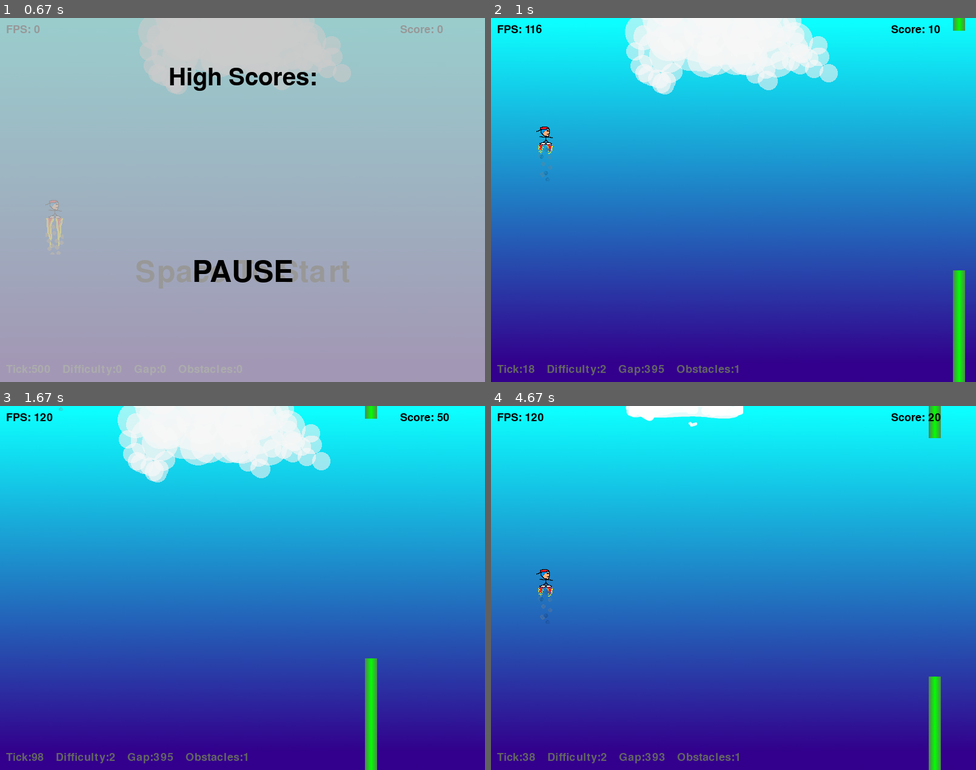
Above: before the commit, frames 1-4 (two rows, left to right).
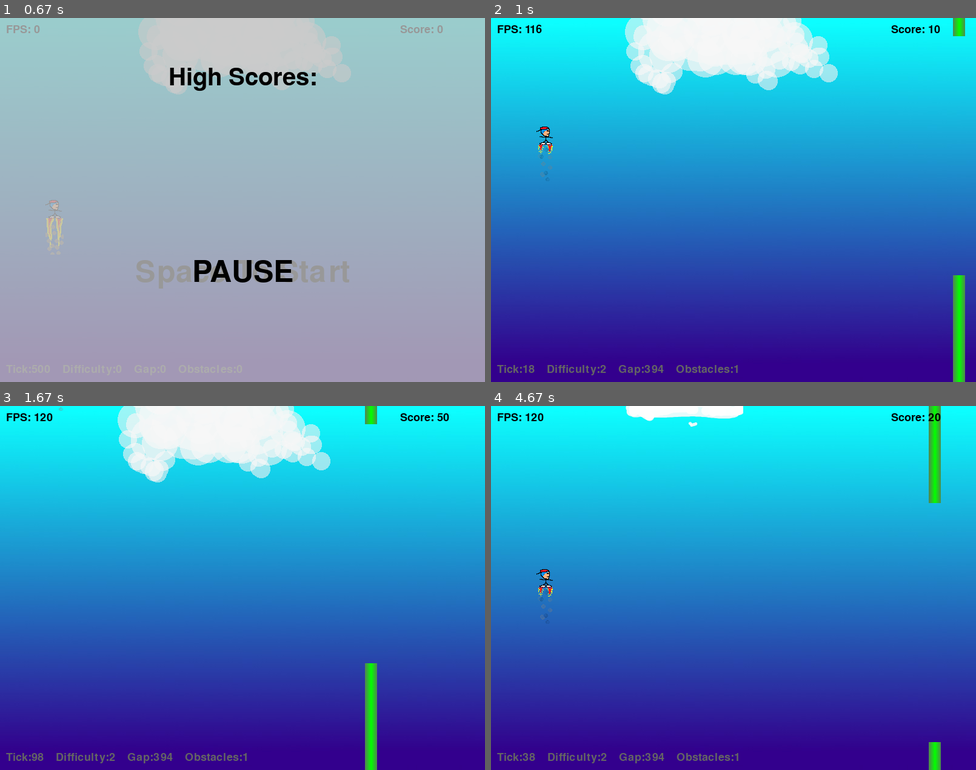
Above: after the commit, the same moments.

Repository: Jono7482/python6.5RocketBoots
Game: pygame game, started from pygame1.py
Same seed, same stepped clock (60 frames per second), same inputs: the game is played once before the commit and once after it.
Inputs:
- Up to frame 1 (0.67 s): hold P from 0.33 s (still down)
- Up to frame 2 (1 s): release P at 0.8 s; tap Space at 0.83 s
- Up to frame 3 (1.67 s): tap Space at 1.27 s
- Up to frame 4 (4.67 s): tap Space at 1.67, 1.97, 2.17, 2.5, 2.8, 3, 3.3, 3.57, 3.9, 4.2, 4.33 s

Frame 1 is identical in both runs. In frame 2, 0.2% of the frame differs, in the area x 34-98%, y 3-98%; in frame 3, 0.2%; in frame 4, 1.0%, in the area x 34-93%, y 8-98%.

Commit message:
Playing with gap randomness
Need to add ability to type in a name

Diff:
--- a/pygame1.py
+++ b/pygame1.py
@@ -13,6 +13,7 @@
 debug = True
 dude = None
 display = None
+gameState = "Loading"
 this_level = None
 audio = None
 score = 0.0
@@ -27,12 +28,16 @@
     audio = AudioHandler()
     audio.play()
     audio.boots_play()
+    display.update()
+    pygame.event.post(paused_loop("Space To Start"))  # pause game and then return the event
+    score = 0.0
+    game_loop()
+
+
+def game_loop():
+    global score
+    speed = 0
     gravity = .25
-    speed = 0
-    display.update()
-    pygame.event.post(game_paused("Space To Start"))  # pause game and then return the event
-    score = 0.0
-
     while True:
         for event in pygame.event.get():
             if event.type == QUIT:
@@ -40,7 +45,7 @@
             elif event.type == KEYDOWN:
                 if event.key == K_p:
                     dude.flame_boost(boost=False)
-                    pygame.event.post(game_paused("PAUSE"))
+                    pygame.event.post(paused_loop("PAUSE"))
                 elif event.key == K_ESCAPE:
                     terminate()
                 elif event.key == K_SPACE:
@@ -66,6 +71,25 @@
         score += .5
         display.update()
         this_level.game_tick()
+        clock.tick(fps)
+
+
+def paused_loop(text):
+    if text == "PAUSE":
+        audio.music.pause()
+        display.pause()
+    audio.boots1.pause()
+    make_text_objs((resolution[0] / 2, resolution[1] * .70), text, 50, (0, 0, 0), "center")
+    scoreboardObj.print_board()
+    pygame.display.flip()
+    while True:
+        for event in pygame.event.get():
+            if event.type == QUIT:
+                terminate()
+            elif event.type == KEYDOWN:
+                pygame.mixer.music.unpause()
+                audio.boots1.unpause()
+                return event
         clock.tick(fps)
 
 
@@ -139,25 +163,6 @@
         return death()
 
 
-def game_paused(text):
-    if text == "PAUSE":
-        audio.music.pause()
-        display.pause()
-    audio.boots1.pause()
-    make_text_objs((resolution[0] / 2, resolution[1] * .70), text, 50, (0, 0, 0), "center")
-    scoreboardObj.print_board()
-    pygame.display.flip()
-    while True:
-        for event in pygame.event.get():
-            if event.type == QUIT:
-                terminate()
-            elif event.type == KEYDOWN:
-                pygame.mixer.music.unpause()
-                audio.boots1.unpause()
-                return event
-        clock.tick(fps)
-
-
 def death():
     global score
     scoreboardObj.add_score(score)
@@ -192,19 +197,21 @@
     def __init__(self):
         self.difficulty = 0
         self.gap = 400
+        self.gaptop = 0
+        self.thisgap = 0
         self.image = load("obstacle2.png").convert()
         self.tick = 500
         self.obstaclelist = []
-        self.thisgap = 0
 
     def game_tick(self):
         self.tick += 1
         if self.tick >= 300 - self.difficulty:
             self.tick = 0
             self.difficulty += 2
-            self.thisgap = self.gap - (self.difficulty + rand(0, 20))
+            self.thisgap = self.gap - (self.difficulty + (rand(0, 5) * 4))
+            self.gaptop = rand(0, round((resolution[1] - self.thisgap) / 10, 0)) * 10
             self.obstaclelist.append(Obstacle(self.image, 0, 2))
-            self.obstaclelist[-1].new_set(self.thisgap)
+            self.obstaclelist[-1].new_set(self.thisgap, self.gaptop)
         if len(self.obstaclelist) > 10:
             del self.obstaclelist[0]
         for each in self.obstaclelist:
@@ -299,8 +306,8 @@
 
 
 class Obstacle(MovingObj):
-    def new_set(self, gap):
-        self.gaptop = rand(0, resolution[1] - gap)
+    def new_set(self, gap, gaptop):
+        self.gaptop = gaptop
         self.Rect2 = self.image.get_rect()
         self.Rect.bottom = self.gaptop
         self.Rect.left = resolution[0]
@@ -350,7 +357,7 @@
     def __init__(self):
         try:
             self.load_scoreboard()
-        except:
+        except OSError:
             self.scoreboard = []
             self.dump_scoreboard()
 
@@ -370,7 +377,7 @@
 
     def print_board(self):
         place = 1
-        name = "Jono"
+        name = "Adam"
         y = 150
         make_text_objs((resolution[0] / 2, y - 50), "High Scores:", 40, (0, 0, 0), "center")
         for each in self.scoreboard:
